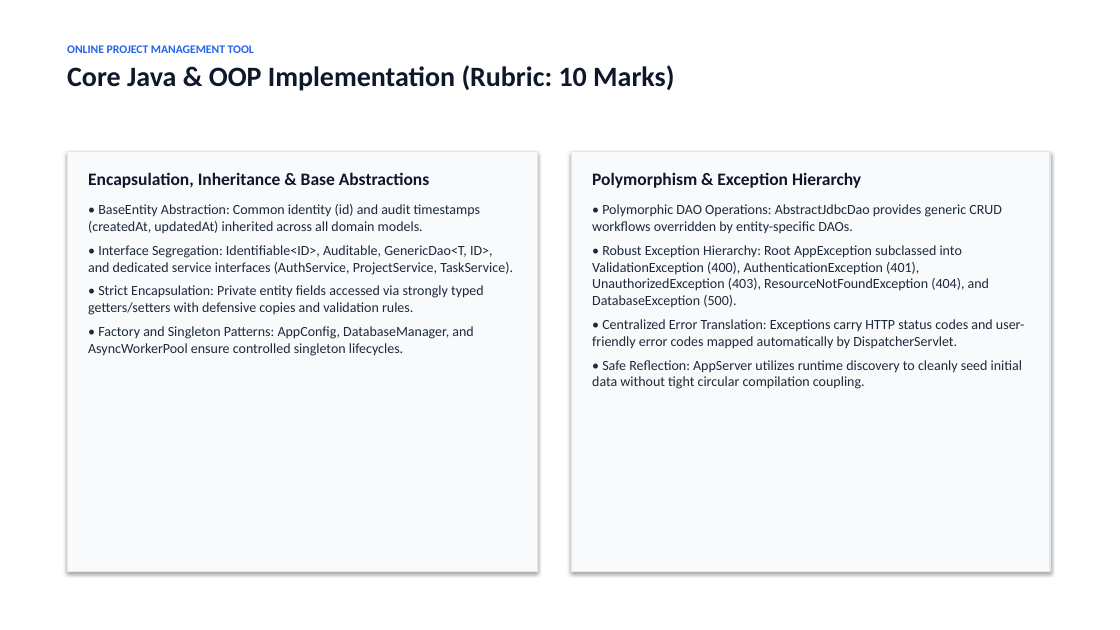
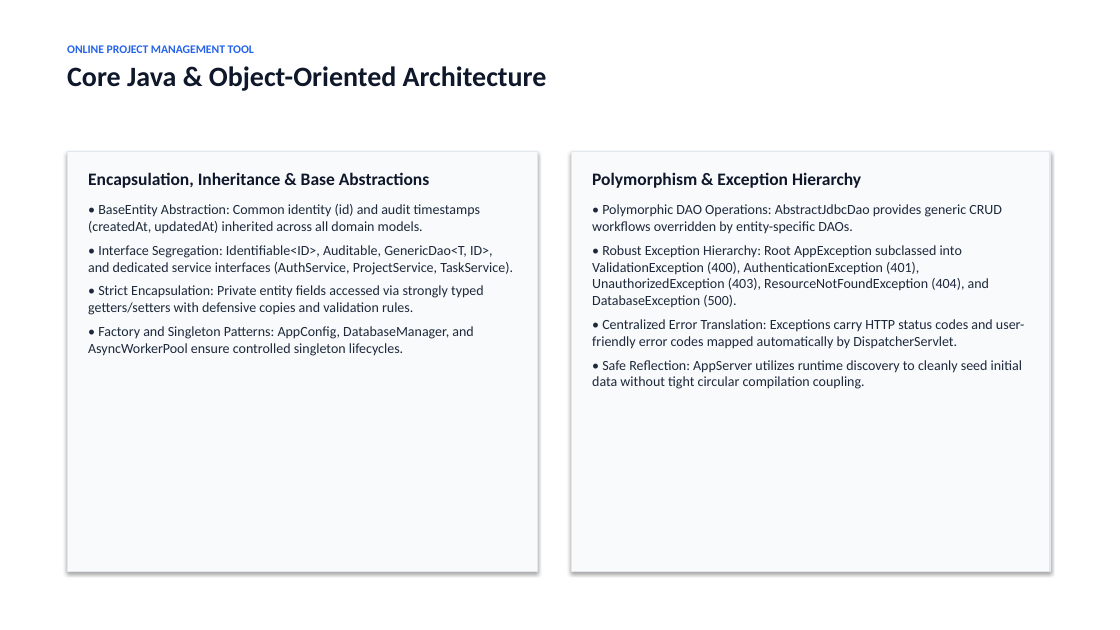
Before and after one commit to luvsingh2006/Online-Project-Management-Tool, a slide deck: slide 7 of presentation/Online_Project_Management_Tool_Presentation.pptx. Drawn at 1120x630 pixels with LibreOffice and Linux fonts; fonts in the diff are those of the drawing. Boxes give left, top, right and bottom in pixels: in the first picture for what was removed or moved away, otherwise in the second. Text is boxed around its words. In the diff, an @@ line names an element or a change of style, - is before the commit and + after.

Commit message:
docs: streamline readme and presentation with enterprise architecture focus

```diff
--- a/presentation/Online_Project_Management_Tool_Presentation.pptx
+++ b/presentation/Online_Project_Management_Tool_Presentation.pptx
@@ text at [67, 66, 547, 91]: text changed @@
-Core Java & OOP Implementation (Rubric: 10 Marks)
+Core Java & Object-Oriented Architecture
```
Also in this commit, not shown: 4 other slides changed, 1 other file.
